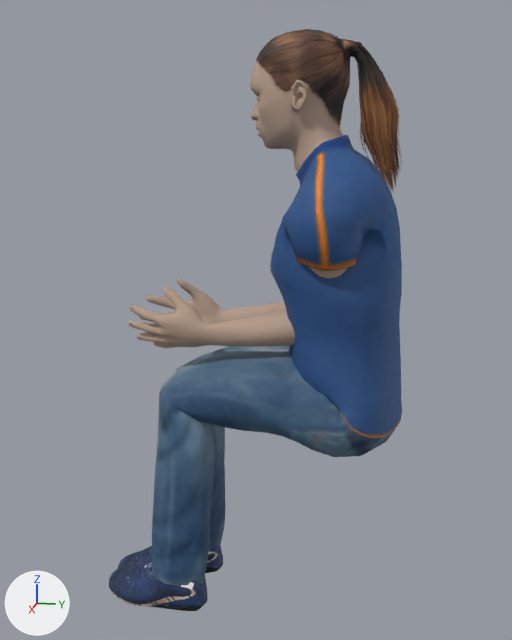
A saved change to the glTF model assets/people/person_01.glb.
Both versions are drawn from a 50 mm lens placed at (1.566, 0.078, 1.551), pointed at (-0.015, -0.239, 1.155). The lights are fixed; the arrows at lower left show +X, +Y and +Z. The picture after the commit comes second. Vertices at exactly the same position are counted once.

The first picture shows 'Human', 'Human.male_casualsuit04', 'Human.ponytail01', 'Human.shoes06'.
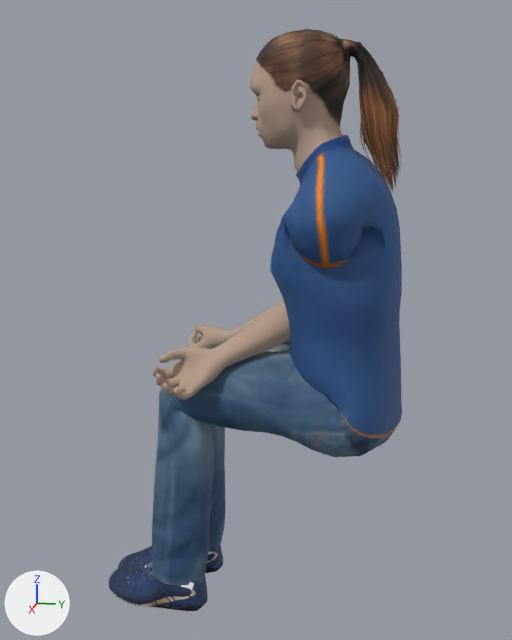
The change, as a diff of the scene's bpy script:
```diff
--- a/assets/people/person_01.glb.py
+++ b/assets/people/person_01.glb.py
@@ me_base @@
 # used by ob_human; location = (0.0, 0.0, 0.0)
-me_base.from_pydata(...)  # 3965 vertices, 7764 faces; spans x -0.201..0.201, y -0.534..-0.002, z 0.606..1.777
+me_base.from_pydata(...)  # 3965 vertices, 7764 faces; spans x -0.204..0.204, y -0.449..-0.004, z 0.606..1.777
+# me_base part 1: the loose piece of 971 vertices spanning x 0.01..0.201, y -0.534..-0.002, z 1.087..1.387 is rebuilt with 984 vertices and now spans x -0.181..0.194, y -0.441..-0.004, z 1.011..1.403
+# me_base part 2: the loose piece of 960 vertices spanning x -0.201..-0.01, y -0.534..-0.002, z 1.087..1.387 is rebuilt with 991 vertices and now spans x -0.194..0.181, y -0.441..-0.004, z 1.011..1.403
+# other edits to the shape of me_base do not show in these pictures
 me_base.materials.append(mat_skin)
@@ me_male_casualsuit04 @@
 # used by ob_human_male_casualsuit04; location = (0.0, 0.0, 0.0)
-me_male_casualsuit04.from_pydata(...)  # 1696 vertices, 3240 faces; spans x -0.241..0.241, y -0.497..0.105, z 0.505..1.572
+me_male_casualsuit04.from_pydata(...)  # 1696 vertices, 3240 faces; spans x -0.235..0.235, y -0.497..0.105, z 0.505..1.572
+# me_male_casualsuit04 part 3: 414 of 1696 vertices moved; they spanned x -0.241..0.241, y -0.175..0.081, z 1.277..1.557 and now span x -0.235..0.235, y -0.175..0.08, z 1.277..1.556; mean shift (0.0, -0.001, 0.004); largest move (-0.073, -0.043, 1.319) -> (-0.051, -0.05, 1.353)
 me_male_casualsuit04.materials.append(mat_human_male_casualsuit04)
```

What differs and where, as boxes [x1, y1, x2, y2] in the pictures (512 x 640 px; the box of a moved part takes in the faces that stretch with it):
'Human', reshaped: before [128, 61, 347, 348]; after [153, 61, 343, 400]
part 1 of me_base, rebuilt: before [128, 267, 347, 348]; after [153, 303, 290, 400]
part 2 of me_base, rebuilt: before [139, 279, 286, 334]; after [188, 300, 284, 349]
part 3 of me_male_casualsuit04, moved or reshaped: before [270, 139, 402, 302]; after [270, 140, 402, 302]
